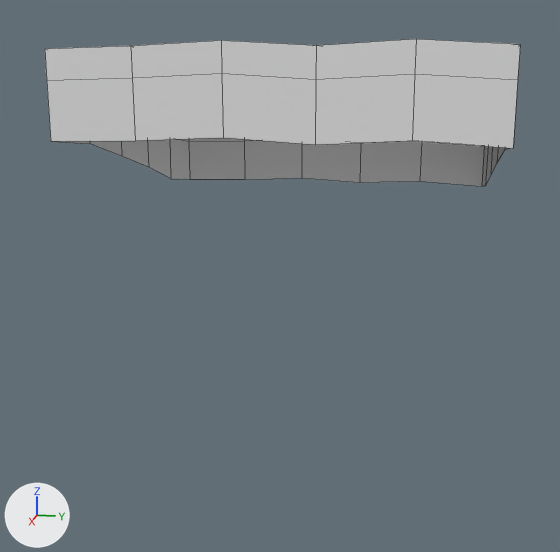
An edit to the FBX model ZombieSurvival/Assets/polyperfect/Low Poly Ultimate Pack/T/- Meshes_T/Terrains_T/Worlds_T/terrain-world-slope4.fbx, drawn before and after from the same camera.
One viewpoint serves both versions: a 50 mm lens placed at (64.0, 10.5, 3.7), pointed at (0.5, -2.2, -12.2). The lights are fixed; the arrows at lower left show +X, +Y and +Z. Mesh edges are drawn as thin lines. Where no turn or scale is listed for an object, it has been applied to the vertices.

Objects in the first picture: 'terrain-world-slope4'.
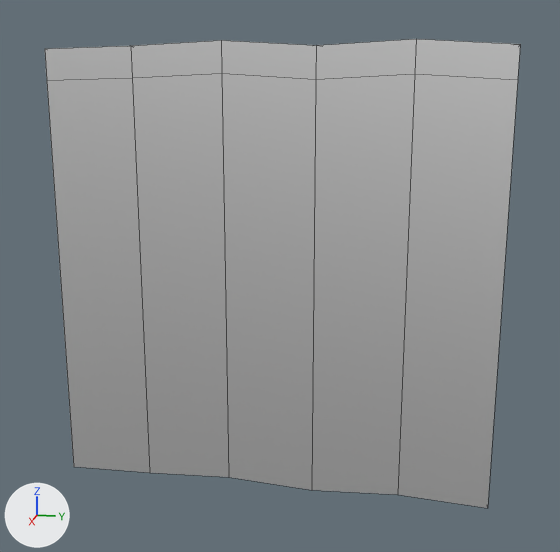
What the commit changed:
Material 'LOWPOLY-COLORS.034' (mat_lowpoly_colors_034) is new.
Its base color is (0.8, 0.8, 0.8) (white #e7e7e7).
Its metallic is 1.0.
Its roughness is 0.553.
me_terrain_world_slope4 is used by ob_terrain_world_slope4; location (0.0, 0.0, 0.0).
me_terrain_world_slope4 had 76 vertices, 90 faces and spanned x -15.0..15.0, y -15.0..15.0, z -6.0..6.4.
me_terrain_world_slope4 no longer uses material mat_lowpoly_colors (white #e7e7e7).
me_terrain_world_slope4 now has 76 vertices, 90 faces and spans x -15.0..15.0, y -15.0..15.0, z -30.0..6.4.
me_terrain_world_slope4 part 1: 20 of the vertices in x -15.0..15.0, y -15.0..15.0, z -6.0..0.4 are moved by (0.0, 0.0, -24.0).
me_terrain_world_slope4 now uses material mat_lowpoly_colors_034 (white #e7e7e7).

Changed parts and their boxes (x1, y1, x2, y2) in the pictures (560 x 552 px; the box of a moved part takes in the faces that stretch with it):
'terrain-world-slope4', recoloured, reshaped (218% taller): before (45, 39, 520, 186); after (45, 39, 520, 508)
part 1 of me_terrain_world_slope4, moved or reshaped: before (47, 73, 518, 186); after (47, 73, 518, 508)
